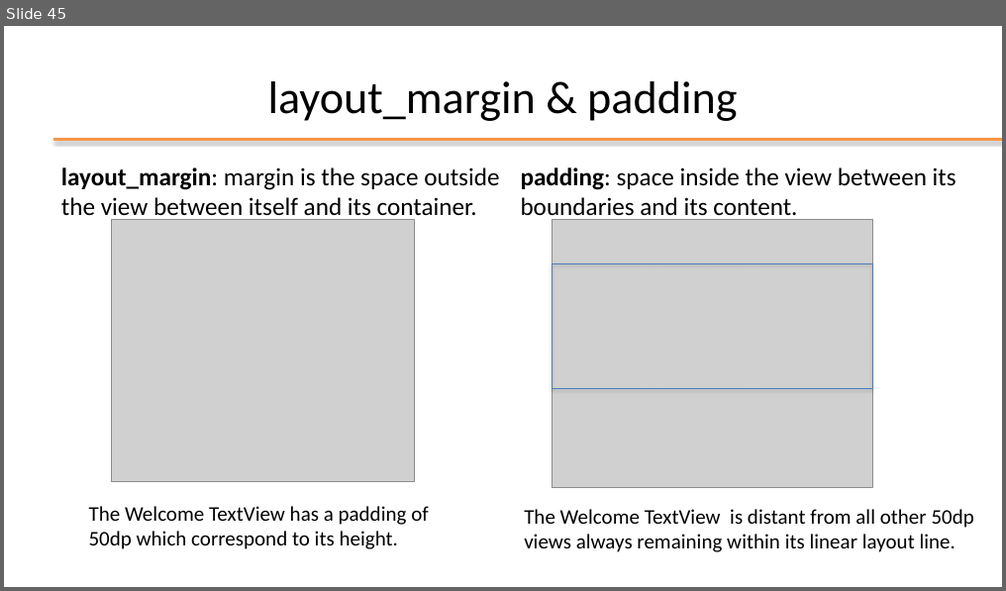
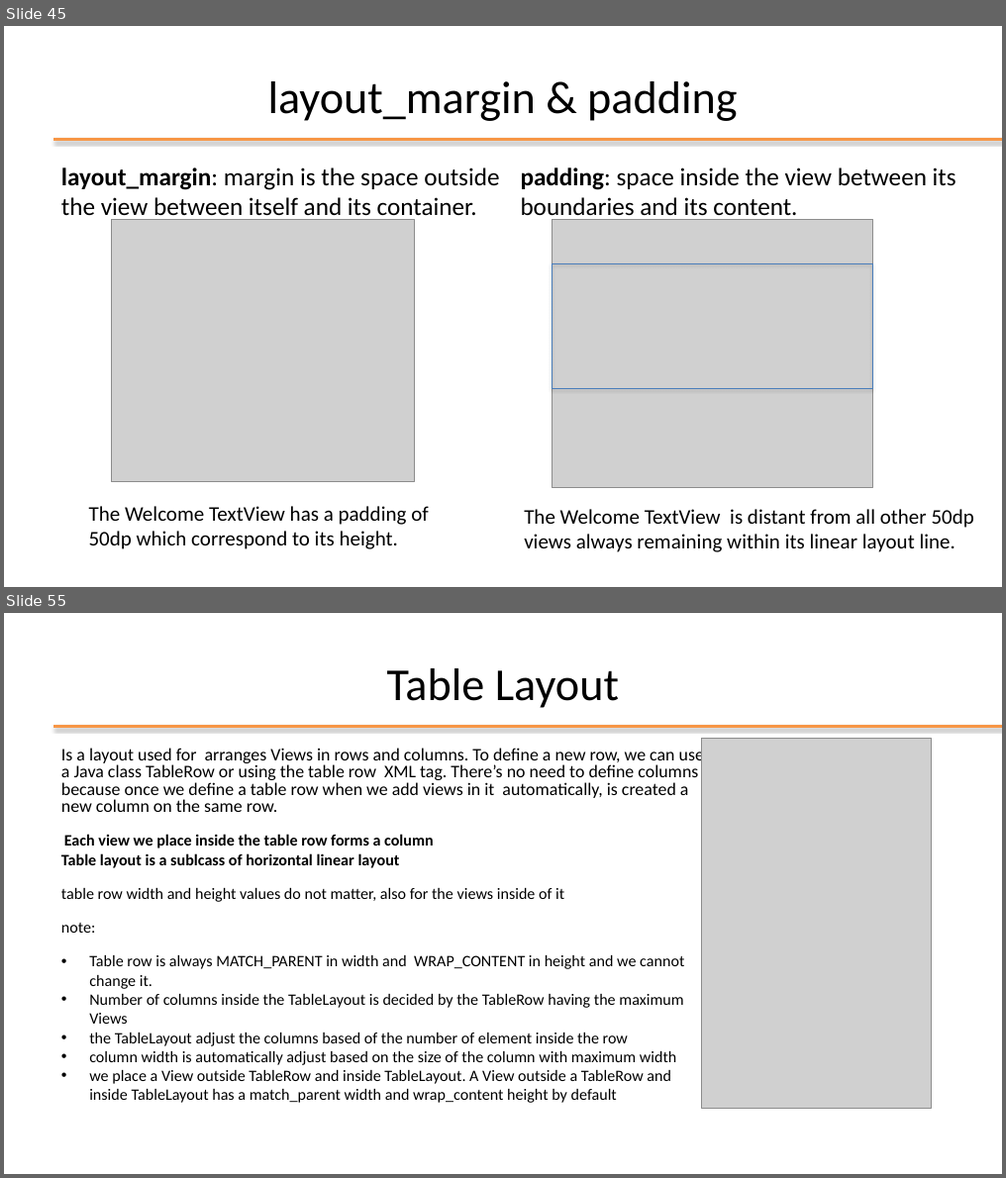
Before and after one commit to StePoli-00/Getting-started-with-Android, a slide deck: Slides/04-Android GUI.pptx. Shown one above the other, each under a label of ours: slide 45 before the commit, slides 45 and 55 after it; the slides between them are not shown. The pictures are 1006x591 and 1006x1178 pixels, drawn with LibreOffice and Linux fonts; fonts in the diff are those of the drawing; grey boxes stand for pictures; background and template pictures are left out. Boxes give left, top, right and bottom in pixels: in the first picture for what was removed or moved away, otherwise in the second. Text is boxed around its words. In the diff, an @@ line names an element or a change of style, - is before the commit and + after.

Commit message:
Update 04-Android GUI.pptx
missing textWather image

```diff
--- a/Slides/04-Android GUI.pptx
+++ b/Slides/04-Android GUI.pptx
@@ slide 55 added at <box>4,613,1002,1174</box>, background #FFFFFF; not listed: 1 template element that a slide beside it also shows @@
@@ title added at <box>387,668,619,708</box>, 44 pt, text #000000 @@
+Table Layout
@@ text added at <box>61,747,704,1103</box>, 15.3 pt, text #000000 @@
+Is a layout used for arranges Views in rows and columns. To define a new row, we can use a Java class TableRow or using the table row XML tag. There’s no need to define columns because once we define a table row when we add views in it automatically, is created a new column on the same row.
+Each view we place inside the table row forms a column
+Table layout is a sublcass of horizontal linear layout
+table row width and height values do not matter, also for the views inside of it
+note:
+• Table row is always MATCH_PARENT in width and WRAP_CONTENT in height and we cannot change it.
+• Number of columns inside the TableLayout is decided by the TableRow having the maximum Views
+• the TableLayout adjust the columns based of the number of element inside the row
+• column width is automatically adjust based on the size of the column with maximum width
+• we place a View outside TableRow and inside TableLayout. A View outside a TableRow and inside TableLayout has a match_parent width and wrap_content height by default
@@ picture added at <box>702,738,932,1109</box> @@
```
Also in this commit, not shown: 7 slides changed, 36 other slides added, 1 slide removed.
